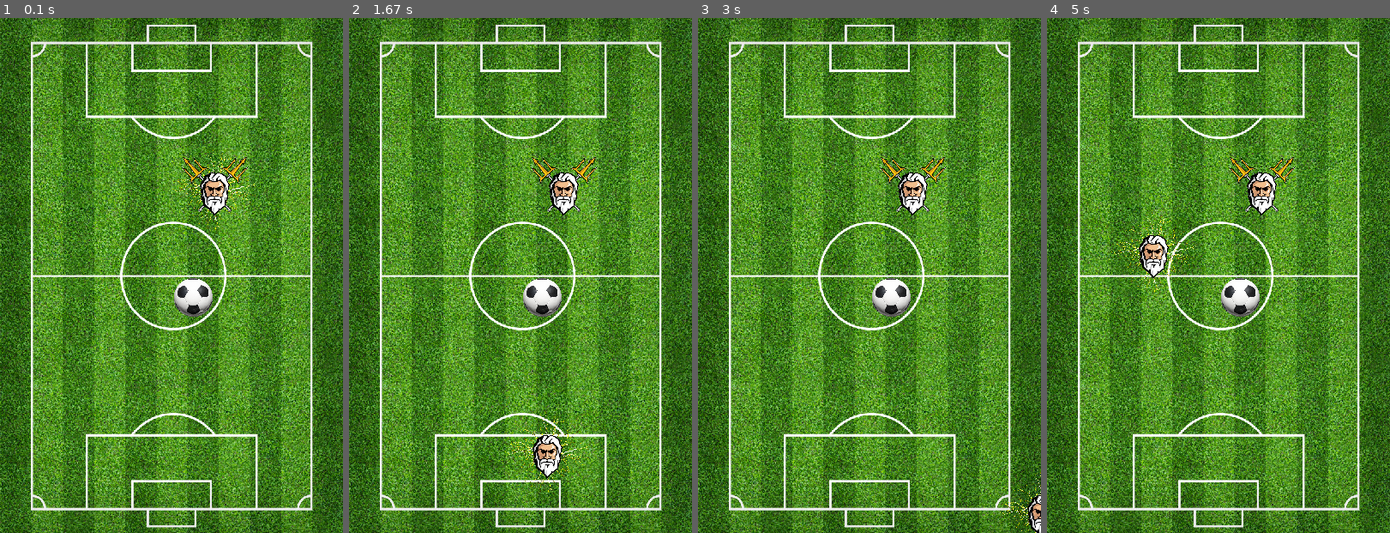
Above: before the commit, frames 1-4 (left to right).
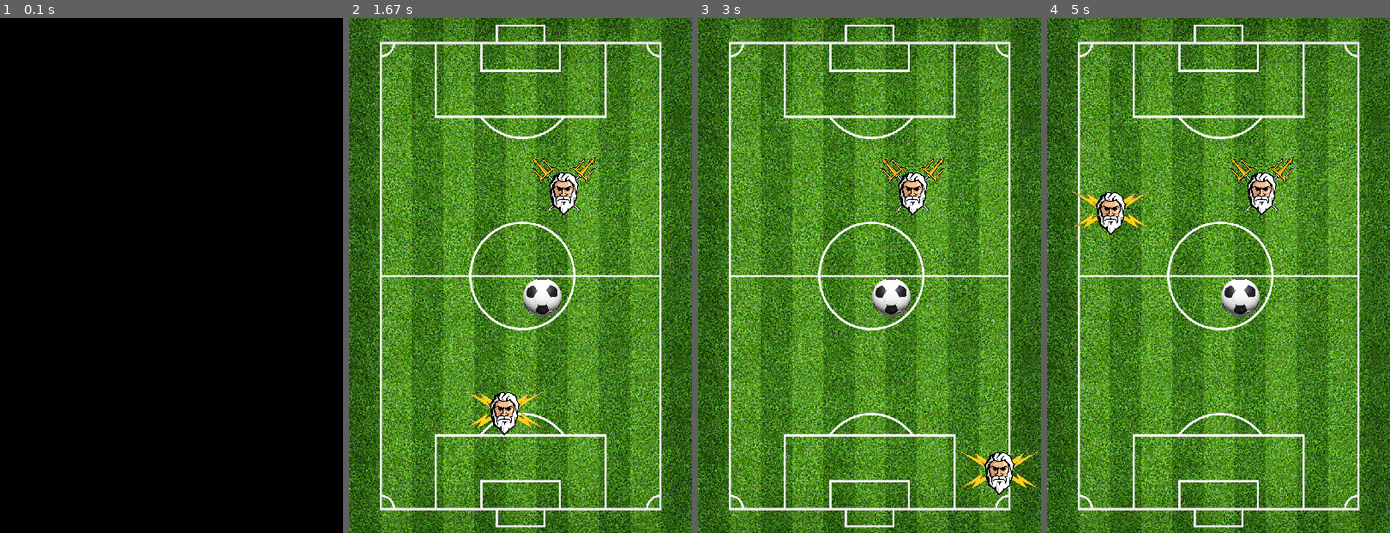
Above: after the commit, the same moments.

Repository: UCHMS19-20/final-project-olympic-soccer
Game: pygame game, started from game.py
Same seed, same stepped clock (60 frames per second), same inputs: the game is played once before the commit and once after it.
Inputs (mouse positions are in pixels of both pictures, inside the frame that each line leads up to):
- Up to frame 1 (0.1 s): no input
- Up to frame 2 (1.67 s): press the mouse at (438, 280) at 0.37 s; move the mouse to (496, 337) at 0.47 s; release the mouse at (554, 388) at 0.6 s; click (414, 399) at 0.82 s; click (431, 84) at 1.25 s; move the mouse to (503, 409) at 1.53 s
- Up to frame 3 (3 s): click (852, 409) at 1.8 s; move the mouse to (999, 471) at 2.2 s; click (999, 471) at 2.55 s
- Up to frame 4 (5 s): move the mouse to (1287, 234) at 3.03 s; click (1287, 234) at 3.43 s; move the mouse to (1324, 265) at 3.97 s; click (1324, 265) at 4.4 s; move the mouse to (1108, 208) at 4.97 s

The runs differ from the first frame. In frame 1, 100% of the frame differs, in the area x 0-100%, y 0-100%; in frame 2, 1.6%; in frame 3, 1.1%; in frame 4, 1.6%.

Commit message:
zeus_centered

Diff:
--- a/game.py
+++ b/game.py
@@ -8,24 +8,16 @@
 
 soccer_field = pygame.image.load("img/soccer_field.png")
 soccer_field = pygame.transform.scale(soccer_field, (400,600))
-screen.blit(soccer_field, (0,0))
-pygame.display.flip()
-#update
 
-soccer_ball = pygame.image.load("img/soccer_ball.png")
+soccer_ball = pygame.image.load("img/soccer_ball.png").convert_alpha()
 soccer_ball = pygame.transform.scale(soccer_ball, (50,50))
-screen.blit(soccer_ball, (width/2,height/2))
-pygame.display.flip()
 
-zeus = pygame.image.load("img/zeus_face.png")
+zeus = pygame.image.load("img/zeus_face.png").convert_alpha()
 zeus = pygame.transform.scale(zeus, (100,100))
-screen.blit(zeus, (width/2,height/4))
-pygame.display.flip()
 
-poseidon = pygame.image.load("img/poseidon_face.png")
+poseidon = pygame.image.load("img/poseidon_face.png").convert_alpha()
 poseidon = pygame.transform.scale(poseidon, (100,100))
-screen.blit(poseidon, (width/2,height/4))
-pygame.display.flip()
+
 while True:
     for evt in pygame.event.get():
         if evt.type == pygame.QUIT:
@@ -33,11 +25,12 @@
             sys.exit()
         elif evt.type == pygame.MOUSEMOTION:
             mouse_position = pygame.mouse.get_pos() # Where is the mouse at?
-            zx = mouse_position[0] # mouse_position is in the form [x,y], we only want the x part
-            zy = mouse_position[1]
+            zeus_rect = zeus.get_rect()
+            zeus_rect.center = mouse_position
             screen.blit(soccer_field, (0,0))
             screen.blit(soccer_ball, (width/2,height/2))
-            screen.blit(zeus, [zx, zy])
+            screen.blit(zeus, zeus_rect)
+            pygame.mouse.set_visible(False)
             screen.blit(poseidon, (width/2,height/4))
             pygame.display.flip()
         elif evt.type == pygame.MOUSEBUTTONDOWN:
Binary file changed: img/zeus_face.png
